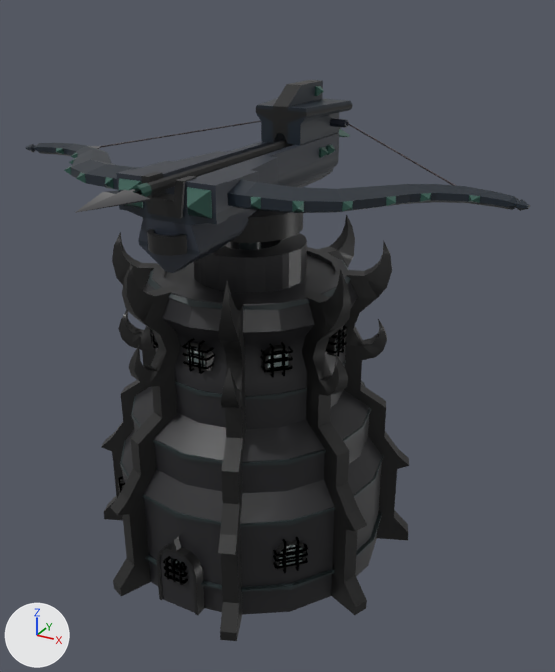
The FBX model Assets/Prefabs/dark/dark.FBX, before and after one commit.
One viewpoint serves both versions: a camera (50 mm lens) standing at (26.5, -44.2, 39.5) and looking at (2.5, -0.6, 17.6). The axes (+X, +Y, +Z) are drawn at lower left. The lights are the same throughout. Where no turn or scale is listed for an object, it has been applied to the vertices. Vertices at the same position are counted once.

In view in the first picture: 'arrow', 'main'.
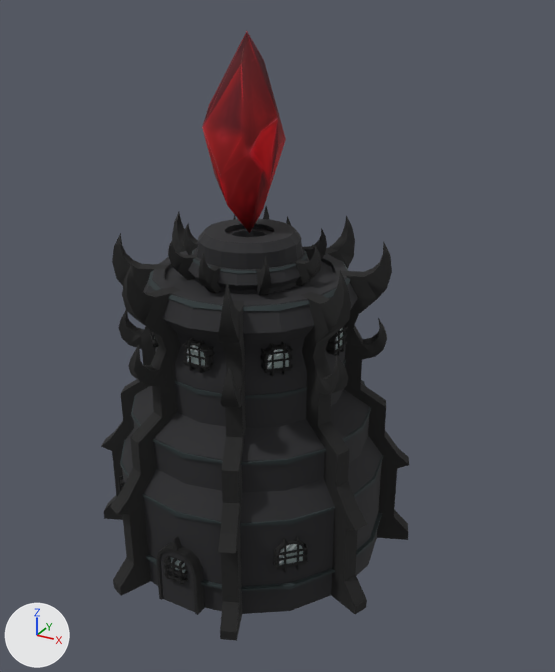
Changed parts and their boxes [x1, y1, x2, y2] in the pictures (555 x 672 px; the box of a moved part takes in the faces that stretch with it):
'main', reshaped, moved
    before: [101, 210, 409, 641]
    after: [101, 206, 409, 641]
'arrow', deleted
    before: [26, 80, 530, 273]
'Christal001', added (red)
    after: [202, 31, 286, 233]
'Object045', added (black)
    after: [168, 214, 327, 295]
part 1 of me_mesh_002, moved or reshaped
    before: [148, 260, 350, 310]
    after: [148, 257, 350, 311]
part 2 of me_mesh_002, moved or reshaped
    before: [131, 381, 371, 466]
    after: [131, 380, 371, 465]
part 3 of me_mesh_002, moved or reshaped
    before: [198, 340, 205, 374]
    after: [183, 360, 214, 369]
part 4 of me_mesh_002, moved or reshaped
    both: [179, 561, 184, 585]
part 5 of me_mesh_002, moved or reshaped
    before: [172, 559, 177, 582]
    after: [172, 558, 178, 582]
part 6 of me_mesh_002, moved or reshaped
    before: [260, 346, 293, 356]
    after: [261, 364, 293, 372]
part 7 of me_mesh_002, moved or reshaped
    before: [339, 325, 345, 353]
    after: [325, 341, 347, 353]
part 8 of me_mesh_002, added (black)
    after: [101, 311, 409, 641]
part 9 of me_mesh_002, added (black)
    after: [112, 206, 392, 352]
part 10 of me_mesh_002, deleted (black)
    before: [118, 210, 308, 556]
part 11 of me_mesh_002, moved or reshaped
    before: [101, 215, 409, 641]
    after: [118, 325, 375, 615]
part 12 of me_mesh_002, recoloured
    before: [165, 341, 338, 582]
    after: [273, 544, 307, 554]

What the commit changed:
Picture 'Default Material_Flattened_Diffuse.tif' (img_default_material_flattened_diffuse_tif) is new.
Material '02 - Default' (mat_02___default) is new.
Its texture is img_dark_d_png.
Its roughness is 0.859.
Material '01 - Default' (mat_01___default) is new.
Its texture is img_default_material_flattened_diffuse_tif (with its transparency).
Its roughness is 0.859.
me_mesh_002 is used by ob_main; location (0.0, 0.0, 0.0).
me_mesh_002 had 6631 vertices, 11824 faces and spanned x -11.7..11.7, y -11.7..11.7, z 0.0..26.7.
me_mesh_002 now has 6671 vertices, 11832 faces and spans x -11.7..11.7, y -11.7..11.7, z -0.4..24.4.
me_mesh_002 part 1: the loose piece of 96 vertices spanning x -7.2..7.2, y -7.2..7.2, z 21.7..22.0 is moved by (0.0, 0.0, -0.6), in mat_02___default (picture img_dark_d_png).
me_mesh_002 part 2: the loose piece of 96 vertices spanning x -9.0..9.1, y -9.1..9.0, z 11.5..11.8 is moved by (0.0, 0.0, -0.4), in mat_02___default (picture img_dark_d_png).
me_mesh_002 part 3: the loose piece of 66 vertices spanning x 0.3..0.4, y -7.2..-5.8, z 17.0..19.2 is turned -90 degrees about the y axis through its middle and scaled by 0.911, then moved by (-0.4, 0.0, -1.0), in mat_02___default (picture img_dark_d_png).
me_mesh_002 part 4: the loose piece of 70 vertices spanning x 0.4..0.6, y -10.9..-9.9, z 2.4..4.2 is moved by (0.0, 0.0, -0.4), in mat_02___default (picture img_dark_d_png).
me_mesh_002 part 5: the loose piece of 70 vertices spanning x -0.1..0.1, y -10.9..-9.9, z 2.4..4.2 is moved by (0.0, 0.0, -0.4), in mat_02___default (picture img_dark_d_png).
me_mesh_002 part 6: the loose piece of 66 vertices spanning x 3.4..5.7, y -5.7..-3.4, z 18.6..18.8 is moved by (0.0, 0.0, -1.6), in mat_02___default (picture img_dark_d_png).
me_mesh_002 part 7: the loose piece of 66 vertices spanning x 5.8..7.2, y 0.3..0.4, z 17.0..19.2 is turned 90 degrees about the x axis through its middle and scaled by 0.911, then moved by (0.0, -0.4, -1.0), in mat_02___default (picture img_dark_d_png).
me_mesh_002 part 8: a new loose piece of 608 vertices spanning x -11.7..11.7, y -11.7..11.7, z -0.4..18.9, in mat_02___default (picture img_dark_d_png).
me_mesh_002 part 9: a new loose piece of 464 vertices spanning x -9.2..9.2, y -9.2..9.2, z 18.7..24.4, in mat_02___default (picture img_dark_d_png).
me_mesh_002 part 10: 6 loose pieces with 376 vertices, spanning x -8.1..8.1, y -8.1..8.1, z 5.3..26.7, are deleted.
me_mesh_002 part 11: 127 vertices moved within x -8.0..8.0, y -10.8..8.0, z 2.8..18.8; 4447 vertices removed from x -11.7..11.7, y -11.7..11.7, z 0.0..24.5; 3791 vertices added at x -10.4..10.4, y -10.9..10.4, z -0.4..18.8.
me_mesh_002 part 12: 251 faces spanning x -8.1..8.1, y -10.8..8.1, z 2.8..18.2 switch from mat_03___default to mat_02___default (picture img_dark_d_png).
Mesh me_mesh_001 is new.
It has 464 vertices, 838 faces and spans x -5.62..5.62, y -5.62..5.62, z -1.47..1.47.
It uses material mat_02___default (picture img_dark_d_png).
Mesh me_mesh_002_1 is new.
It has 26 vertices, 48 faces and spans x -2.35..2.57, y -2.62..2.88, z -6.09..6.92.
It uses material mat_01___default (picture img_default_material_flattened_diffuse_tif).
Object 'main' (ob_main) moves from (0.0, 0.0, 0.0) to (0.0, 0.0, 0.49).
Object 'arrow' (ob_arrow) is deleted.
Object 'Object045' (ob_object045) is new; it shows me_mesh_001.
Its location is (-0.07, 0.0, 23.18).
Object 'Christal001' (ob_christal001) is new; it shows me_mesh_002_1.
Its location is (-0.29, 0.0, 30.7).
